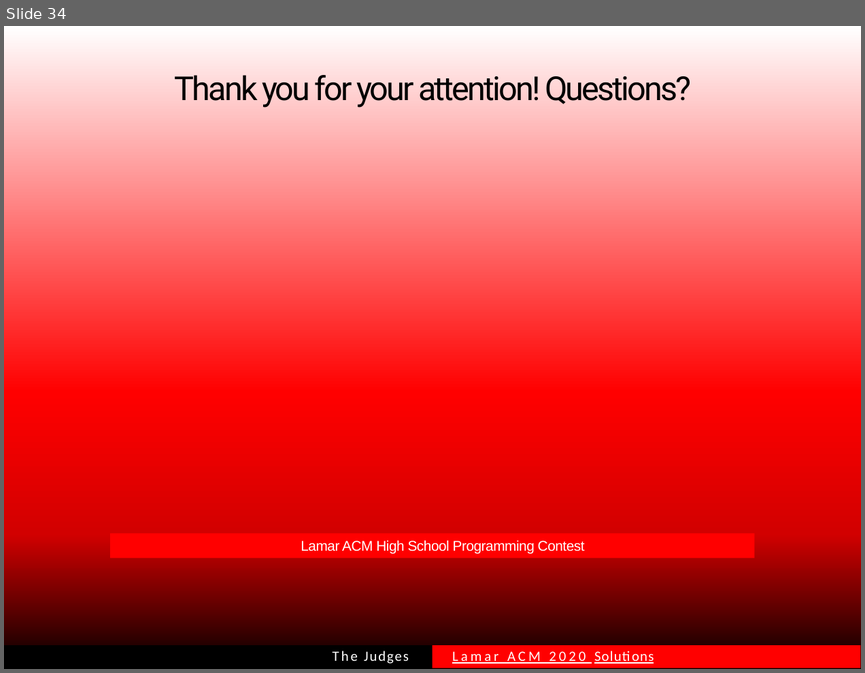
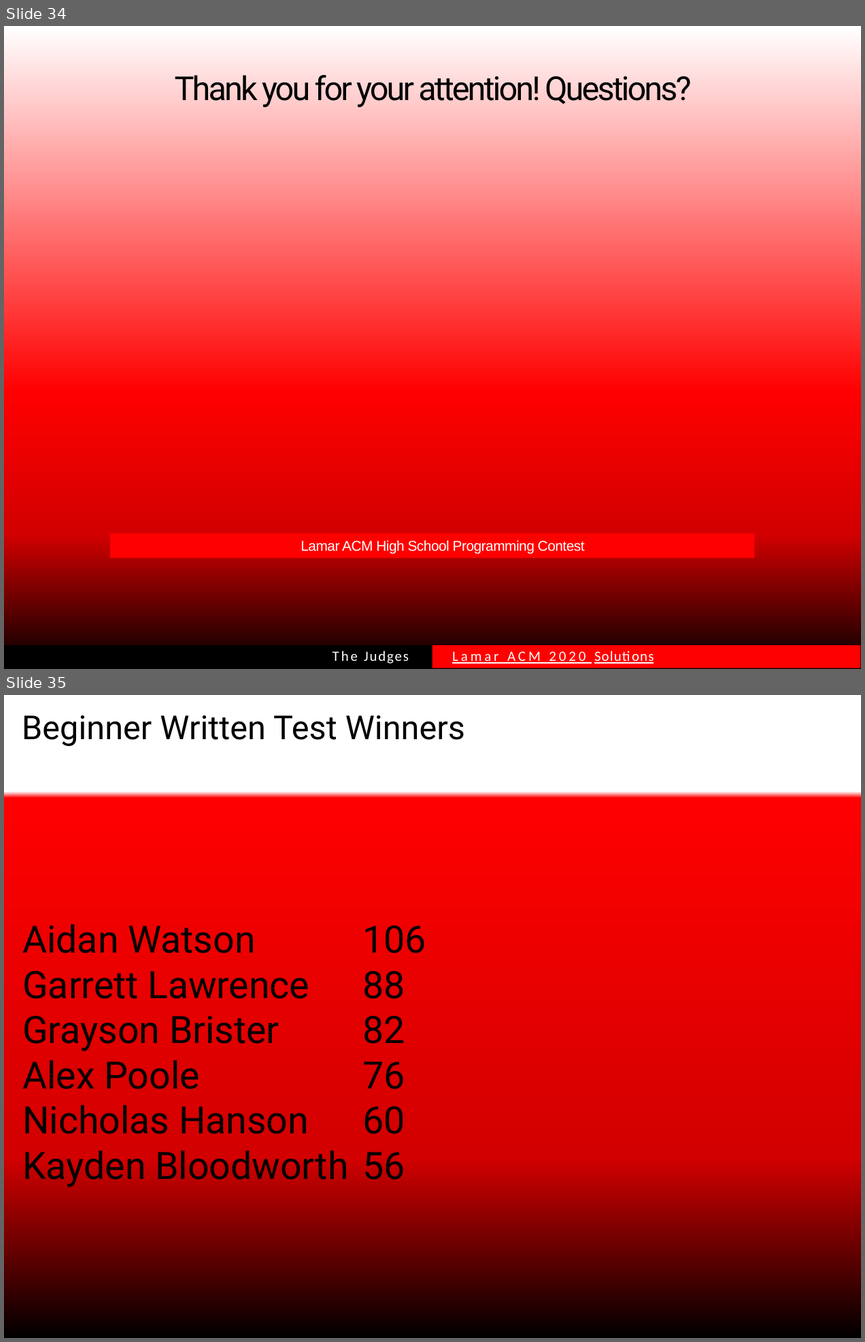
Before and after one commit to MKBeSomeone/MintFamily, a slide deck: Lamar ACM 2020 Solution Slides.pptx. Shown one above the other, each under a label of ours: slide 34 before the commit, slides 34 and 35 after it. The pictures are 865x673 and 865x1342 pixels, drawn with LibreOffice and Linux fonts; fonts in the diff are those of the drawing. Boxes give left, top, right and bottom in pixels: in the first picture for what was removed or moved away, otherwise in the second. Text is boxed around its words. In the diff, an @@ line names an element or a change of style, - is before the commit and + after.

```diff
--- a/Lamar ACM 2020 Solution Slides.pptx
+++ b/Lamar ACM 2020 Solution Slides.pptx
@@ slide 35 added at (x1=4, y1=695, x2=861, y2=1338), background gradient #FFFFFF to #FF0000 to #D20000 to #000000 @@
@@ title added at (x1=22, y1=715, x2=465, y2=746), 14 pt, text #000000 @@
+Beginner Written Test Winners
@@ text added at (x1=22, y1=924, x2=426, y2=1187), 16 pt, text #000000 @@
+Aidan Watson 106
+Garrett Lawrence 88
+Grayson Brister 82
+Alex Poole 76
+Nicholas Hanson 60
+Kayden Bloodworth 56
```
Also in this commit, not shown: 3 other slides added.
